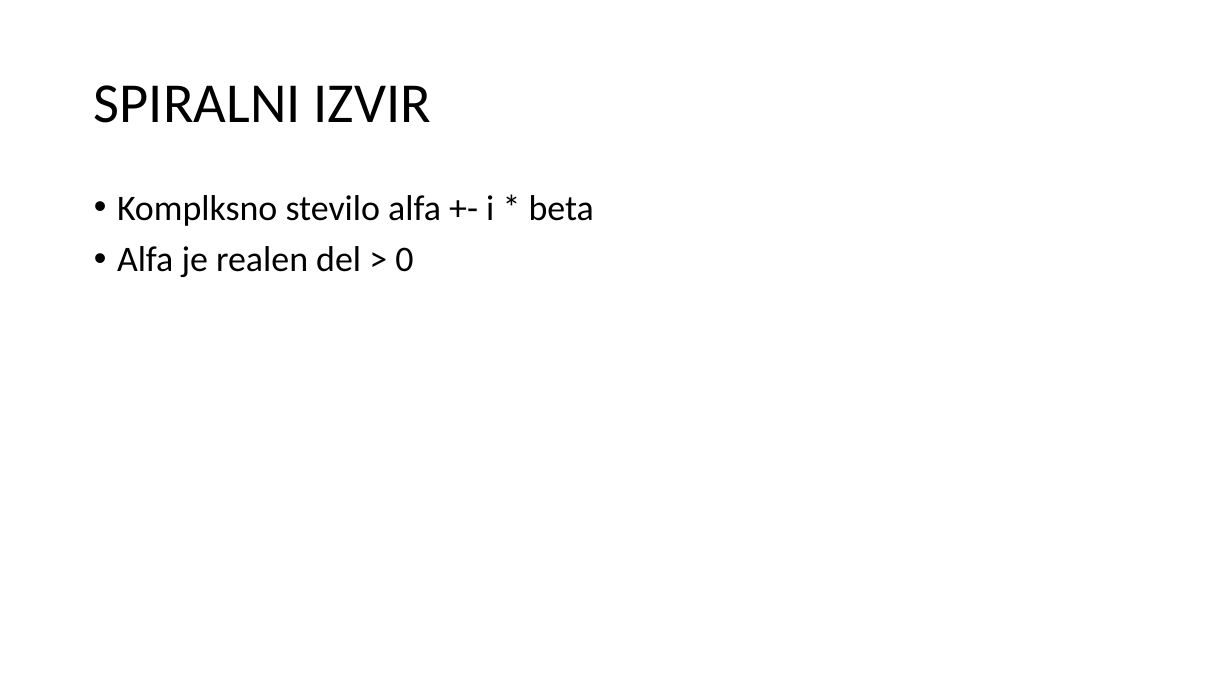
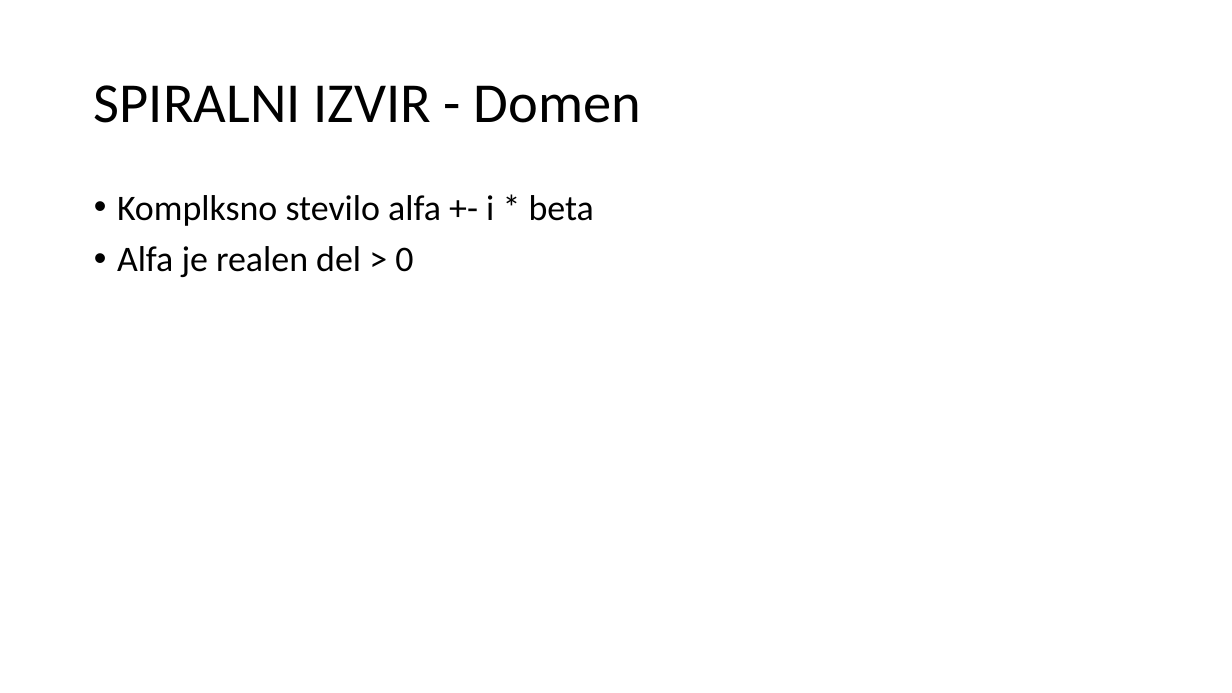
Before and after one commit to DomenMohorcic/Population-dynamics-in-the-food-chain, a slide deck: slide 13 of docs/predstavitev_text.pptx. Drawn at 1232x693 pixels with LibreOffice and Linux fonts; fonts in the diff are those of the drawing. Boxes give left, top, right and bottom in pixels: in the first picture for what was removed or moved away, otherwise in the second. Text is boxed around its words. In the diff, an @@ line names an element or a change of style, - is before the commit and + after.

```diff
--- a/docs/predstavitev_text.pptx
+++ b/docs/predstavitev_text.pptx
@@ title at box(94, 85, 641, 123): text changed @@
-SPIRALNI IZVIR
+SPIRALNI IZVIR - Domen
```
Also in this commit, not shown: 11 other slides changed, 1 other file.
